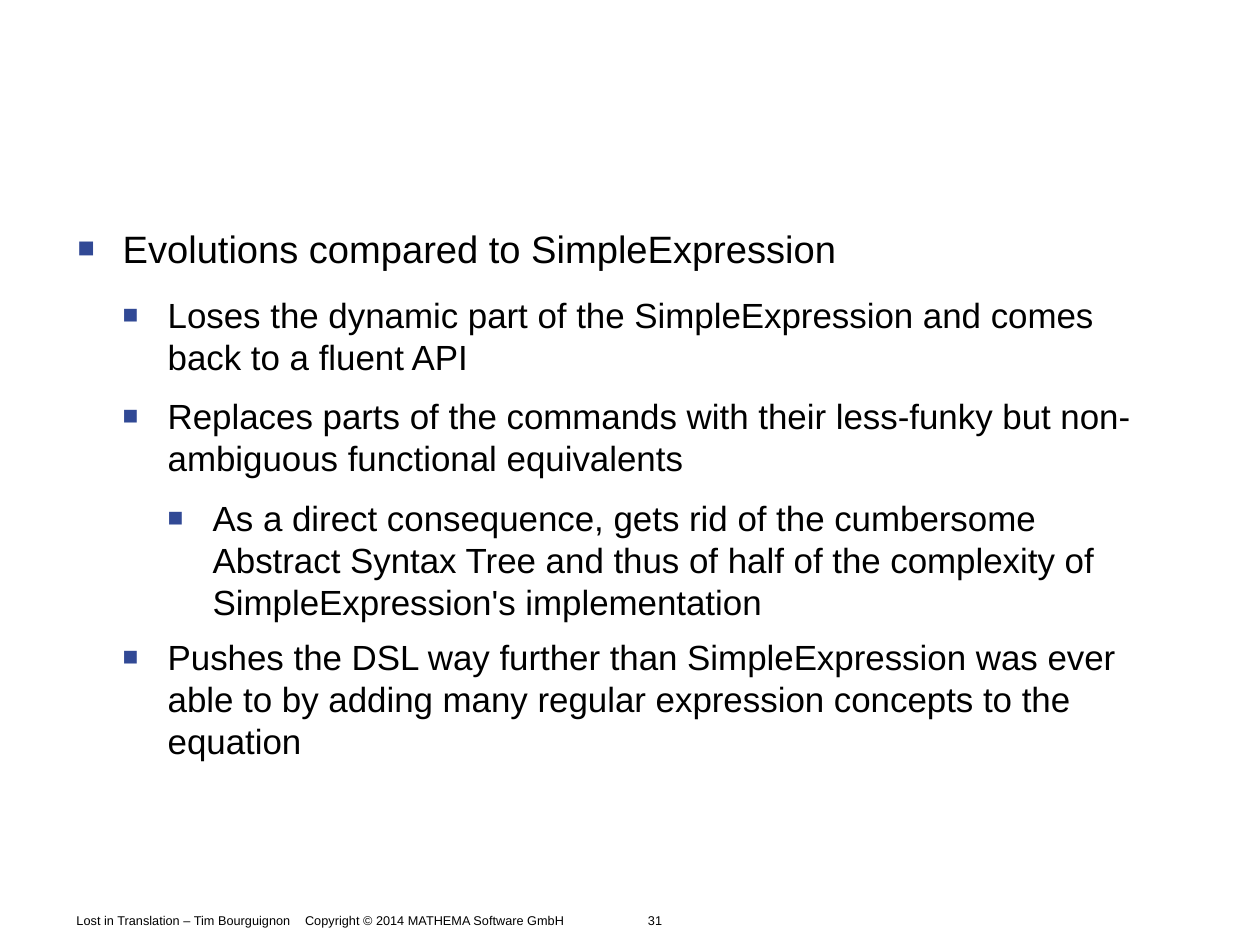
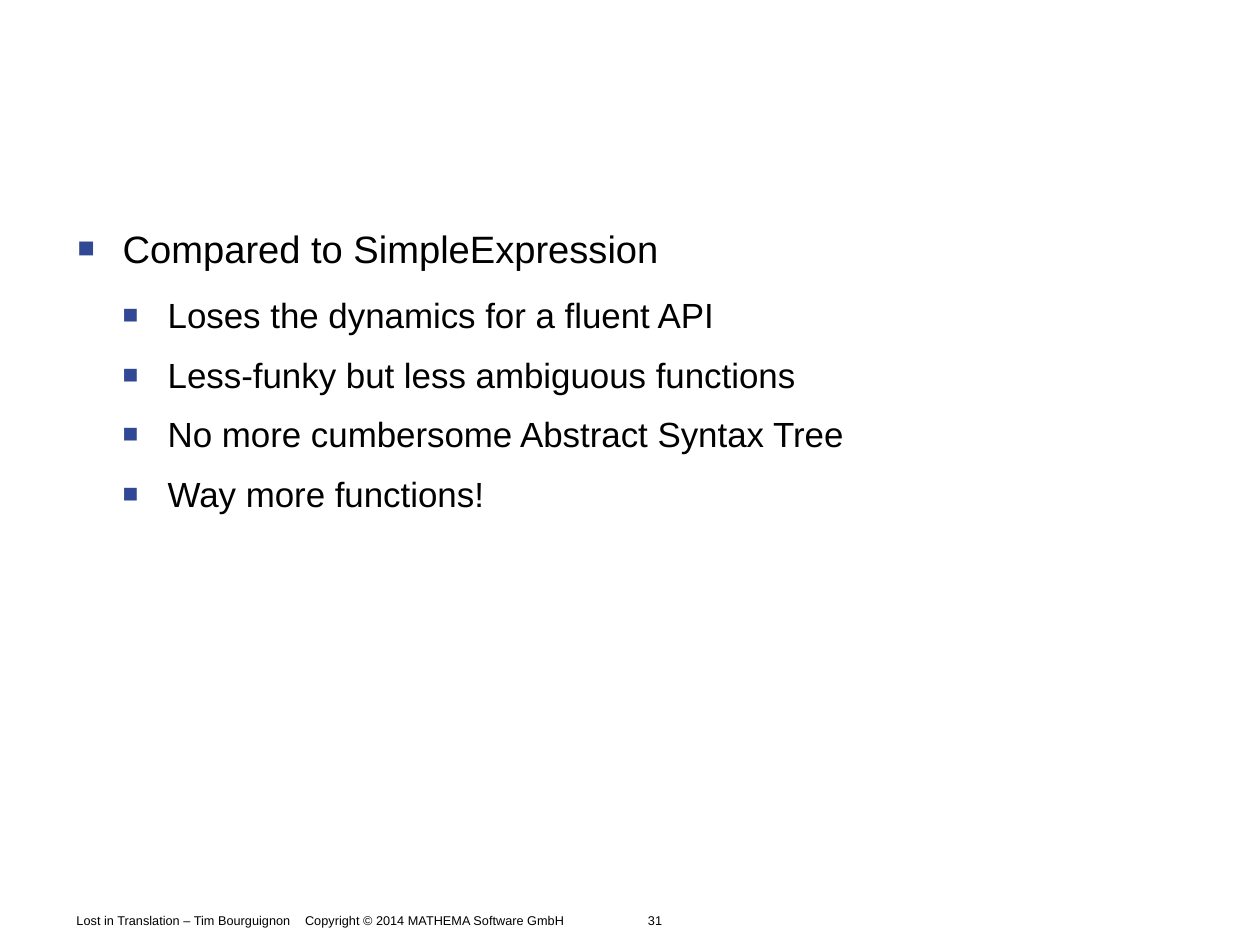
Before and after one commit to Timothep/Talk.LostInTranslation, a slide deck: slide 31 of LostInTranslation.odp. Drawn at 1260x945 pixels with LibreOffice and Linux fonts; fonts in the diff are those of the drawing; background and template pictures are left out. Boxes give left, top, right and bottom in pixels: in the first picture for what was removed or moved away, otherwise in the second. Text is boxed around its words. In the diff, an @@ line names an element or a change of style, - is before the commit and + after.

```diff
--- a/LostInTranslation.odp
+++ b/LostInTranslation.odp
@@ text at (123,235,843,514): text changed @@
-■ Evolutions compared to SimpleExpression
-  ■ Loses the dynamic part of the SimpleExpression and comes back to a fluent API
-  ■ Replaces parts of the commands with their less-funky but non-ambiguous functional equivalents
-    ■ As a direct consequence, gets rid of the cumbersome Abstract Syntax Tree and thus of half of the complexity of SimpleExpression's implementation
-  ■ Pushes the DSL way further than SimpleExpression was ever able to by adding many regular expression concepts to the equation
+■ Compared to SimpleExpression
+  ■ Loses the dynamics for a fluent API
+  ■ Less-funky but less ambiguous functions
+  ■ No more cumbersome Abstract Syntax Tree
+  ■ Way more functions!
```
Also in this commit, not shown: 6 other slides changed.
